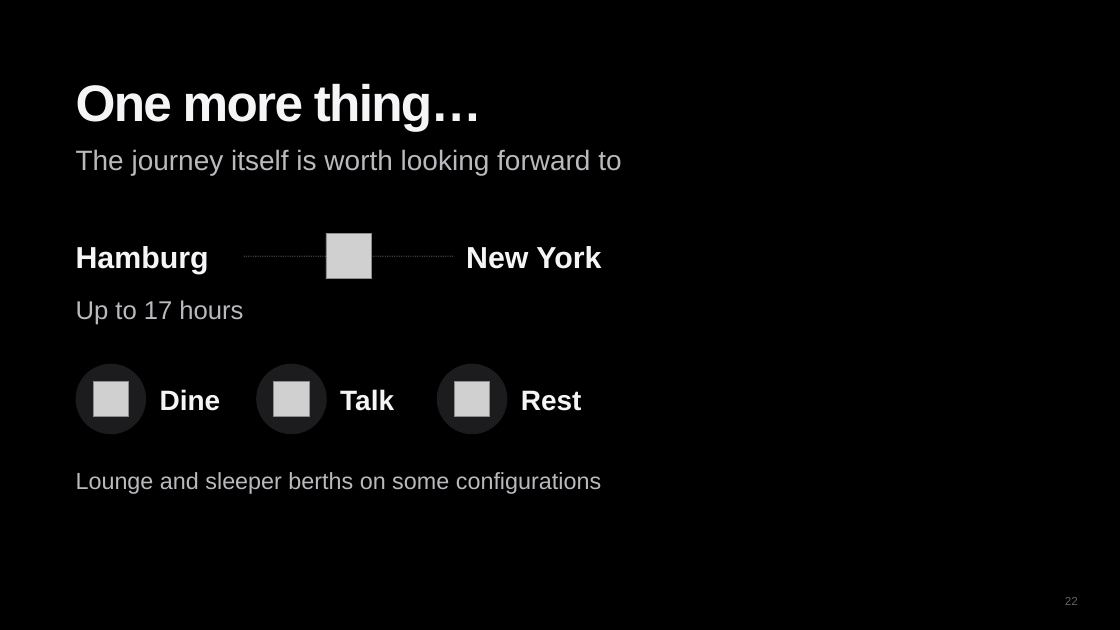
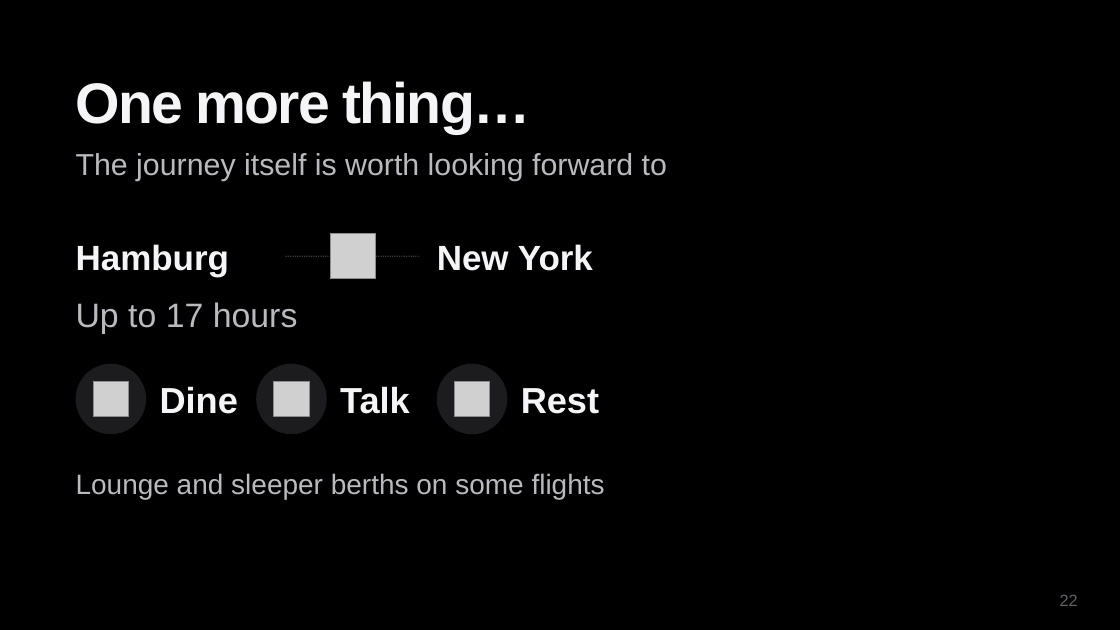
Before and after one commit to diuneilomochaufahai/claude, a slide deck: slide 22 of Constellation_Visual_Pitch_EN.pptx. Drawn at 1120x630 pixels with LibreOffice and Linux fonts; fonts in the diff are those of the drawing; grey boxes stand for pictures; background and template pictures are left out. Boxes give left, top, right and bottom in pixels: in the first picture for what was removed or moved away, otherwise in the second. Text is boxed around its words. In the diff, an @@ line names an element or a change of style, - is before the commit and + after.

```diff
--- a/Constellation_Visual_Pitch_EN.pptx
+++ b/Constellation_Visual_Pitch_EN.pptx
@@ text "One more thing…" at (x1=76, y1=81, x2=530, y2=134): size 44 to 49 pt @@
@@ text "The journey itself is worth ..." at (x1=76, y1=153, x2=667, y2=181): size 24 to 26 pt @@
@@ text "Hamburg" at (x1=76, y1=244, x2=229, y2=276): size 26 to 30 pt @@
@@ picture moved from (x1=326, y1=234, x2=371, y2=279) to (x1=330, y1=234, x2=376, y2=279) @@
@@ text "New York" moved from (x1=466, y1=246, x2=601, y2=269) to (x1=437, y1=244, x2=593, y2=271) @@
@@ text "New York" at (x1=437, y1=244, x2=593, y2=271): size 26 to 30 pt @@
@@ line moved from (244, 256) - (454, 256) to (286, 256) - (420, 256) @@
@@ text "Up to 17 hours" at (x1=76, y1=302, x2=298, y2=334): size 22 to 29 pt @@
@@ size 24 to 31 pt in 3 elements at (x1=160, y1=386, x2=238, y2=414), (x1=340, y1=386, x2=410, y2=414), (x1=521, y1=388, x2=599, y2=414) @@
@@ text at (x1=76, y1=473, x2=605, y2=499): text changed; size 20 to 24 pt @@
-Lounge and sleeper berths on some configurations
+Lounge and sleeper berths on some flights
@@ page number at (x1=1060, y1=595, x2=1078, y2=606): size 10 to 14 pt @@
```
Also in this commit, not shown: 27 other slides changed, 1 slide removed, 2 other files.
